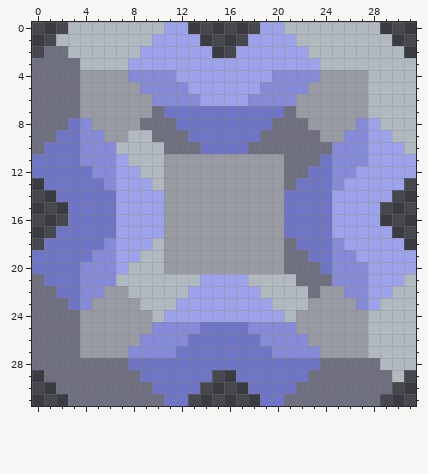
File history of a pixel-art sprite, sprites/blocks/drills/beginer-dril.png. Above, as it was before the edit.
The file is 32x32 pixels.
The result:
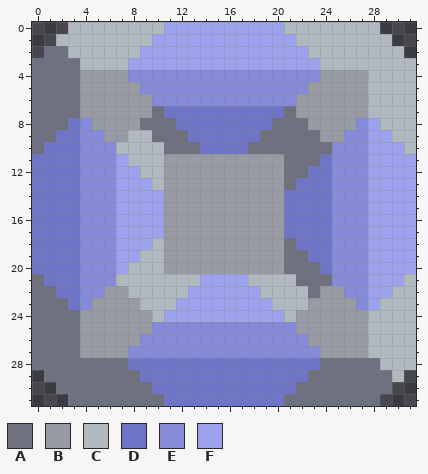
Palette (. is transparent): A #6e7080  B #989aa4  C #b0b9c0  D #6f75c6  E #858bd9  F #9da2ec
The exact change:
@@ x 10..21 @@
- 0 CFF......FFC
- 1 FFFF....FFFF
- 2 FFFFF..FFFFF
+ 0 CFFFFFFFFFFC
+ 1 FFFFFFFFFFFF
+ 2 FFFFFFFFFFFF
  3 FFFFFFFFFFFF
- 4 EEFFFFFFFFEE
- 5 EEEFFFFFFEEE
- 6 EEEEFFFFEEEE
+ 4 EEEEEEEEEEEE
+ 5 EEEEEEEEEEEE
+ 6 EEEEEEEEEEEE
  7 ADDDDDDDDDDA
@@ x 0..31 @@
 11 DDDDEEEFCCCBBBBBBBBBBAAADEEEFFFF
-12 DDDDDEEFFCCBBBBBBBBBBAADDEEFFFFF
-13 .DDDDDEFFFCBBBBBBBBBBADDDEFFFFF.
-14 ..DDDDDFFFFBBBBBBBBBBDDDDFFFFF..
-15 ...DDDDFFFFBBBBBBBBBBDDDDFFFF...
-16 ...DDDDFFFFBBBBBBBBBBDDDDFFFF...
-17 ..DDDDDFFFFBBBBBBBBBBDDDDFFFFF..
-18 .DDDDDEFFFCBBBBBBBBBBADDDEFFFFF.
-19 DDDDDEEFFCCBBBBBBBBBBAADDEEFFFFF
+12 DDDDEEEFFCCBBBBBBBBBBAADDEEEFFFF
+13 DDDDEEEFFFCBBBBBBBBBBADDDEEEFFFF
+14 DDDDEEEFFFFBBBBBBBBBBDDDDEEEFFFF
+15 DDDDEEEFFFFBBBBBBBBBBDDDDEEEFFFF
+16 DDDDEEEFFFFBBBBBBBBBBDDDDEEEFFFF
+17 DDDDEEEFFFFBBBBBBBBBBDDDDEEEFFFF
+18 DDDDEEEFFFCBBBBBBBBBBADDDEEEFFFF
+19 DDDDEEEFFCCBBBBBBBBBBAADDEEEFFFF
 20 DDDDEEEFCCCBBBBBBBBBBAAADEEEFFFF
@@ x 10..21 @@
 24 CFFFFFFFFFFC
-25 EEEEDDDDEEEE
-26 EEEDDDDDDEEE
-27 EEDDDDDDDDEE
+25 EEEEEEEEEEEE
+26 EEEEEEEEEEEE
+27 EEEEEEEEEEEE
 28 DDDDDDDDDDDD
-29 DDDDD..DDDDD
-30 DDDD....DDDD
-31 ADD......DDA
+29 DDDDDDDDDDDD
+30 DDDDDDDDDDDD
+31 ADDDDDDDDDDA
Changed places in both pictures, as pixel boxes (x1, y1, x2, y2):
changed: (176, 22, 272, 106)
changed: (32, 166, 116, 262)
changed: (332, 166, 416, 262)
changed: (176, 322, 272, 406)
